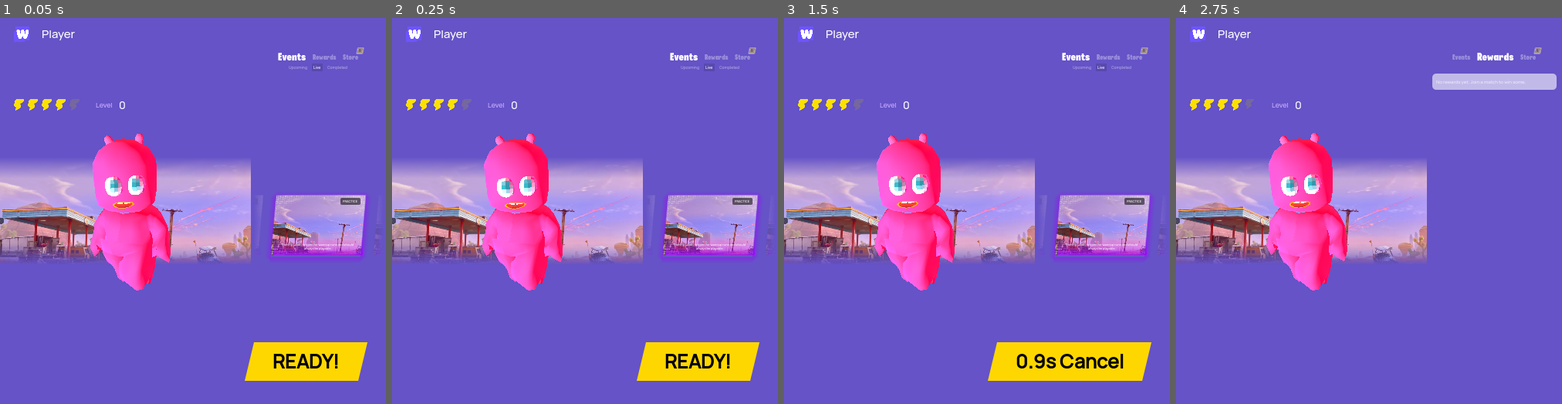
Above: before the commit, frames 1-4 (left to right).
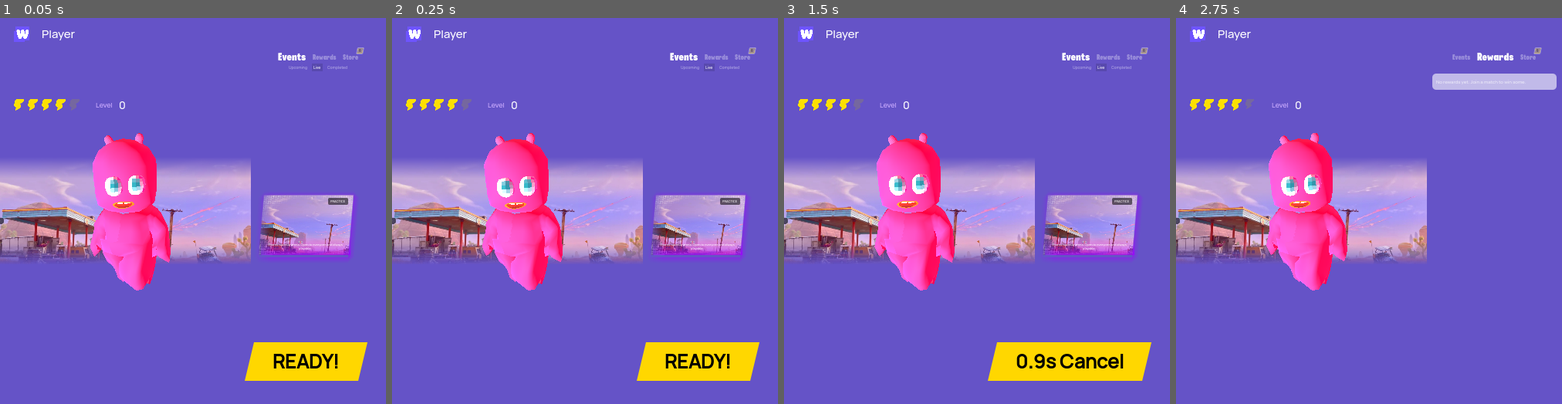
Above: after the commit, the same moments.

Repository: tobiawolaju/WorldOfNads
Game: Godot game, scene res://scenes/dshbord.tscn
Two runs of this game, one before a commit and one after it. Both use one fixed random seed, a clock stepped at 60 frames per second and the inputs below. This scene is started directly instead of the project's main scene.
Inputs:
- Up to frame 1 (0.05 s): no input
- Up to frame 2 (0.25 s): no input
- Up to frame 3 (1.5 s): click "READY!" at 0.5 s; click "Events" at 1.25 s
- Up to frame 4 (2.75 s): click "Rewards" at 2 s

The runs differ from the first frame. In frame 1, 2.2% of the frame differs, in the area x 67-98%, y 45-63%; in frame 2, 2.2%; in frame 3, 2.2%; in frame 4, nothing differs.

Commit message:
rooms+matches: Godot native fetches real matches; verified/unverified split
- backend (Node): public GET /matches returns the allocated match list in
  a Godot-friendly shape (snake_case). Live first, then upcoming (soonest),
  rest after; includes per-match limits; filters cancelled/settled.
- godot: dshbord.gd now fetches GET /matches, merges the shared Training Lobby
  (maps to room "default") at the end, and auto-selects a real live match
  when possible. Offline fallback shows Training only.
- backend-rust: registry returns MatchLookup { Allocated, Missing, Unverified }
  (Missing = authoritative "not allocated"; Unverified = cannot judge). New rule:
  Missing → always refuse (1008 unknown_match); Unverified → fallback to default
  unless STRICT_ROOMS=1, then refuse. Keeps matches playable through a cold start/
  control-plane outage while blocking random/unallocated ids. Also defaults
  absent min to DEFAULT_MIN_PLAYERS_TO_START and matches Node.
- docs/render.yaml: document the split.

Diff:
--- a/godot/scripts/screens/dshbord.gd
+++ b/godot/scripts/screens/dshbord.gd
@@ -30,6 +30,9 @@
 # the radial dissolve, the halftone rim and the overlay into the artwork.
 
 const API_BASE: String = "https://worldofnads.onrender.com"
+# The shared training arena maps to the room server's `default` room rather than a
+# match id, because it is not a host-created match and must never be treated as one.
+const TRAINING_MATCH_ID: String = "default"
 const SKIN_SCENE: PackedScene = preload("res://scenes/skin.tscn")
 const LOBBY_SCENE: String = "res://scenes/lobby.tscn"
 
@@ -237,11 +240,15 @@
 	_connect_chrome()
 	_hide_scrollbars()
 	_seed_local_store()
-	matches = _build_static_matches()
+	# Start from the offline list (the always-playable training arena) so the dashboard
+	# is usable immediately, then replace it with the host-created matches from the
+	# control plane once GET /matches returns.
+	matches = _offline_matches()
 	selected_match_id = _fallback_match_id()
 
 	_spawn_preview_player()
 	_fetch_store_data()
+	_fetch_matches()
 
 	_refresh_all()
 	_setup_top_nav()
@@ -836,59 +843,75 @@
 
 # ---------------------------------------------------------------------- matches
 
-func _build_static_matches() -> Array[Dictionary]:
-	# Port of frontend/src/pages/staticMatches.js. The JS derives start times from
-	# Date.now(), so they are re-derived here against the system clock.
-	var now := float(Time.get_unix_time_from_system())
+func _offline_matches() -> Array[Dictionary]:
+	# What the dashboard shows until (or if) GET /matches succeeds. Only the shared
+	# training arena lives here; everything else comes from the control plane.
 	var out: Array[Dictionary] = []
-	out.append({
-		"match_id": "match-champions-cup",
-		"sponsor": "WONs Major",
-		"prize": "10K WONs",
-		"status": "upcoming",
-		"start_time": now + 172800.0,
-		"description": "The WONs Major Championship Cup. Winner takes home 10K WONs.",
-		"cta_mode": "countdown",
-	})
-	out.append({
-		"match_id": "match-training-lobby",
+	out.append(_training_match())
+	return out
+
+
+func _training_match() -> Dictionary:
+	return {
+		"match_id": TRAINING_MATCH_ID,
 		"sponsor": "Training Lobby",
 		"prize": "Practice",
 		"status": "live",
-		"start_time": now,
-		"description": "Training Lobby is open for warmup runs and should always be playable.",
+		"start_time": float(Time.get_unix_time_from_system()),
+		"description": "Shared warmup arena. Open to everyone and always playable.",
 		"cta_mode": "play",
-	})
-	out.append({
-		"match_id": "match-sunset-showdown",
-		"sponsor": "NadCity Arena",
-		"prize": "1.5K WONs",
-		"status": "live",
-		"start_time": now + 300.0,
-		"description": "Sunset Showdown at NadCity Arena. First to flag takes the 1.5K WONs pot.",
-		"cta_mode": "countdown",
-	})
-	out.append({
-		"match_id": "match-weekend-clash",
-		"sponsor": "Monad Labs",
-		"prize": "3K WONs",
-		"status": "live",
-		"start_time": now + 1800.0,
-		"description": "The Weekend Clash is live. Cash prizes for the top 3 flags planted.",
-		"cta_mode": "countdown",
-	})
-	out.append({
-		"match_id": "match-alpha-sprint",
-		"sponsor": "Alpha Sprint",
-		"prize": "500 WONs",
-		"status": "completed",
-		"start_time": now - 172800.0,
-		"description": "Alpha Sprint is done - check the leaderboard for the final standings.",
-		"cta_mode": "countdown",
-	})
-	# The frontend sorts the carousel by status order (upcoming, live, completed) and then
-	# by start time, so the matches above are appended in the order they should display.
-	return out
+	}
+
+
+func _normalize_api_match(entry: Dictionary) -> Dictionary:
+	return {
+		"match_id": str(entry.get("match_id", "")),
+		"sponsor": str(entry.get("sponsor", "Unknown Sponsor")),
+		"prize": str(entry.get("prize", "")),
+		"status": str(entry.get("status", "upcoming")),
+		"start_time": float(entry.get("start_time", 0.0)),
+		"description": str(entry.get("description", "")),
+		"cta_mode": str(entry.get("cta_mode", "")),
+	}
+
+
+func _fetch_matches() -> void:
+	var http := HTTPRequest.new()
+	add_child(http)
+	http.request_completed.connect(_on_matches_fetched.bind(http))
+	http.request("%s/matches" % API_BASE)
+
+
+func _on_matches_fetched(result: int, response_code: int, _headers: PackedStringArray, body: PackedByteArray, http: HTTPRequest) -> void:
+	if http != null and is_instance_valid(http):
+		http.queue_free()
+
+	if result != HTTPRequest.RESULT_SUCCESS or response_code != 200:
+		print("Dshbord: matches fetch failed (%d %d), keeping offline list." % [result, response_code])
+		return
+
+	var parsed: Variant = JSON.parse_string(body.get_string_from_utf8())
+	if not (parsed is Dictionary) or parsed.get("ok") != true:
+		return
+	var api_matches: Variant = parsed.get("matches")
+	if not (api_matches is Array):
+		return
+
+	var previous_match := selected_match_id
+	var merged: Array[Dictionary] = []
+	for entry in api_matches:
+		if entry is Dictionary:
+			merged.append(_normalize_api_match(entry))
+	# The shared training arena sits after the real matches: the default selection
+	# prefers a real live match and only falls back to training when there is none.
+	merged.append(_training_match())
+
+	matches = merged
+	if previous_match != "" and previous_match != TRAINING_MATCH_ID and _match_exists(previous_match):
+		selected_match_id = previous_match
+	else:
+		selected_match_id = _fallback_match_id()
+	_refresh_all()
 
 
 func _match_exists(match_id: String) -> bool:
Not shown, changed: backend-rust/src/config.rs
Not shown, changed: backend-rust/src/net.rs
Not shown, changed: backend-rust/src/registry.rs
Not shown, changed: backend/index.js
Not shown, changed: docs/rust-game-server-migration.md
Not shown, changed: render.yaml
